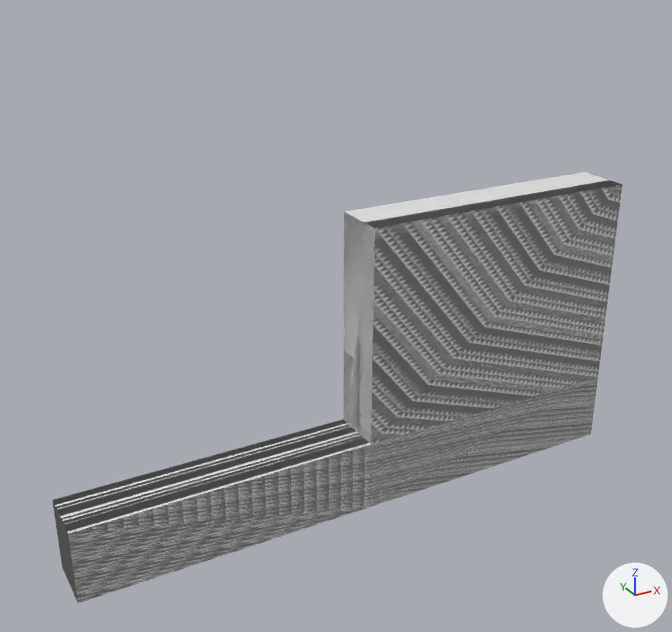
An edit to the FBX model MaterialEditor/programFiles/models/fbx/Bottom Station (R).fbx, drawn before and after from the same camera.
Both versions are drawn from a 50 mm camera at (-2.77, -4.68, 1.76) aimed at (-0.15, 0.08, -0.62). Lighting does not change. The marker at lower right points along +X, +Y and +Z.

Objects in the first picture: 'Bottom Station (R)_L0', 'Bottom Station (R)_L4'.
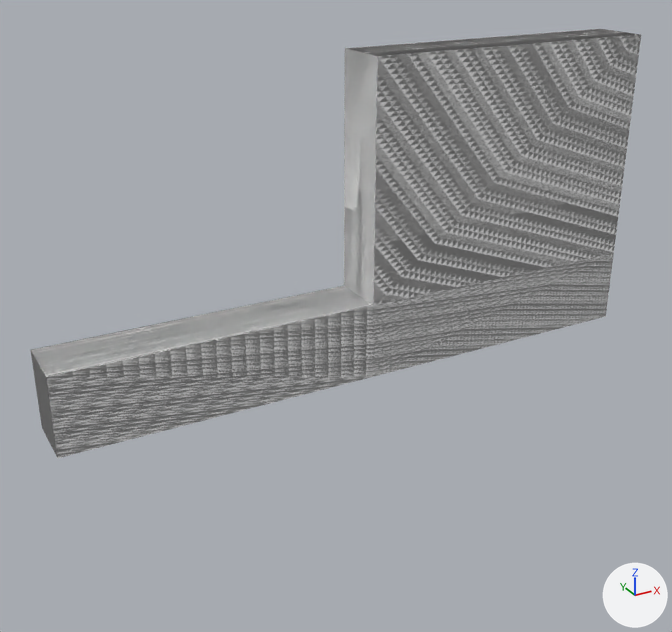
Boxes [x1, y1, x2, y2] around the edits, measured in the pictures (672 x 632 px; the box of a moved part takes in the faces that stretch with it):
```json
{"object": "Bottom Station (R)_L4", "change": "mesh moved", "before": [52, 177, 564, 598], "after": [31, 29, 641, 458]}
{"object": "Bottom Station (R)_L0", "change": "mesh moved", "before": [53, 172, 622, 603], "on screen": "not visible afterwards"}
{"object": "Bottom Station (R)_L3", "change": "mesh moved", "after": [31, 30, 584, 456], "on screen": "not visible before"}
{"part": 1, "of": "me_cube_034", "change": "moved or reshaped", "before": [52, 172, 622, 603], "after": [31, 29, 641, 458]}
```

The change, as JSON lines over the scene's bpy script:
```json
{"block": "me_cube_034", "where": "me_cube_034.from_pydata(...)  # 16 vertices, 14 faces; spans x -200.0..200.0, y -200.0..0.0, z -25.0..13.0"}
{"block": "me_cube_034", "where": "# used by ob_bottom_station__r__l3; location = (0.0, 0.0, 0.0); rotation_euler = (1.571, 0.0, 0.0), in degrees (90, 0, 0); scale = (0.01, 0.01, 0.01)"}
{"block": "me_cube_034", "change": "me_cube_034 part 1: the whole mesh is moved by (0.0, 100.0, 0.0)"}
```
